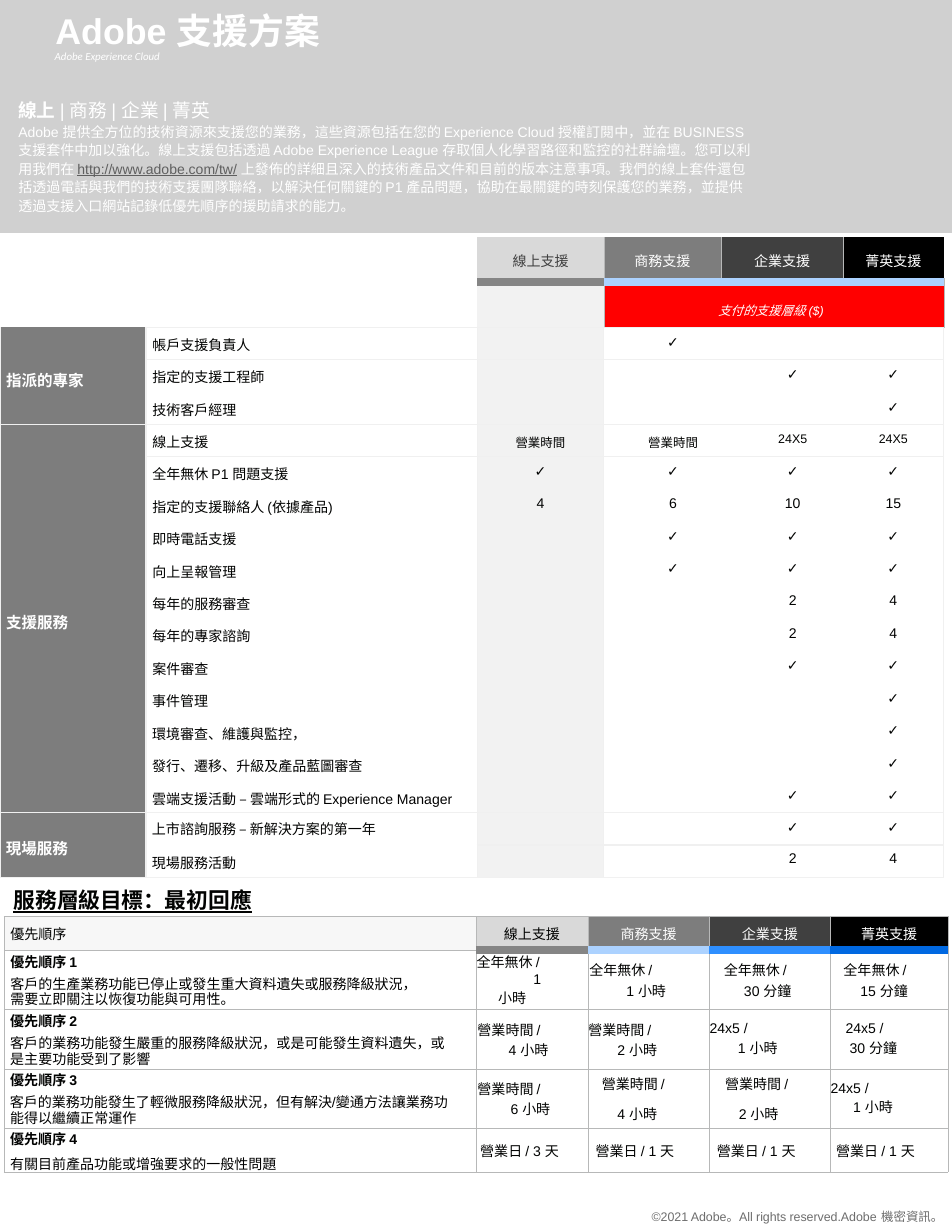
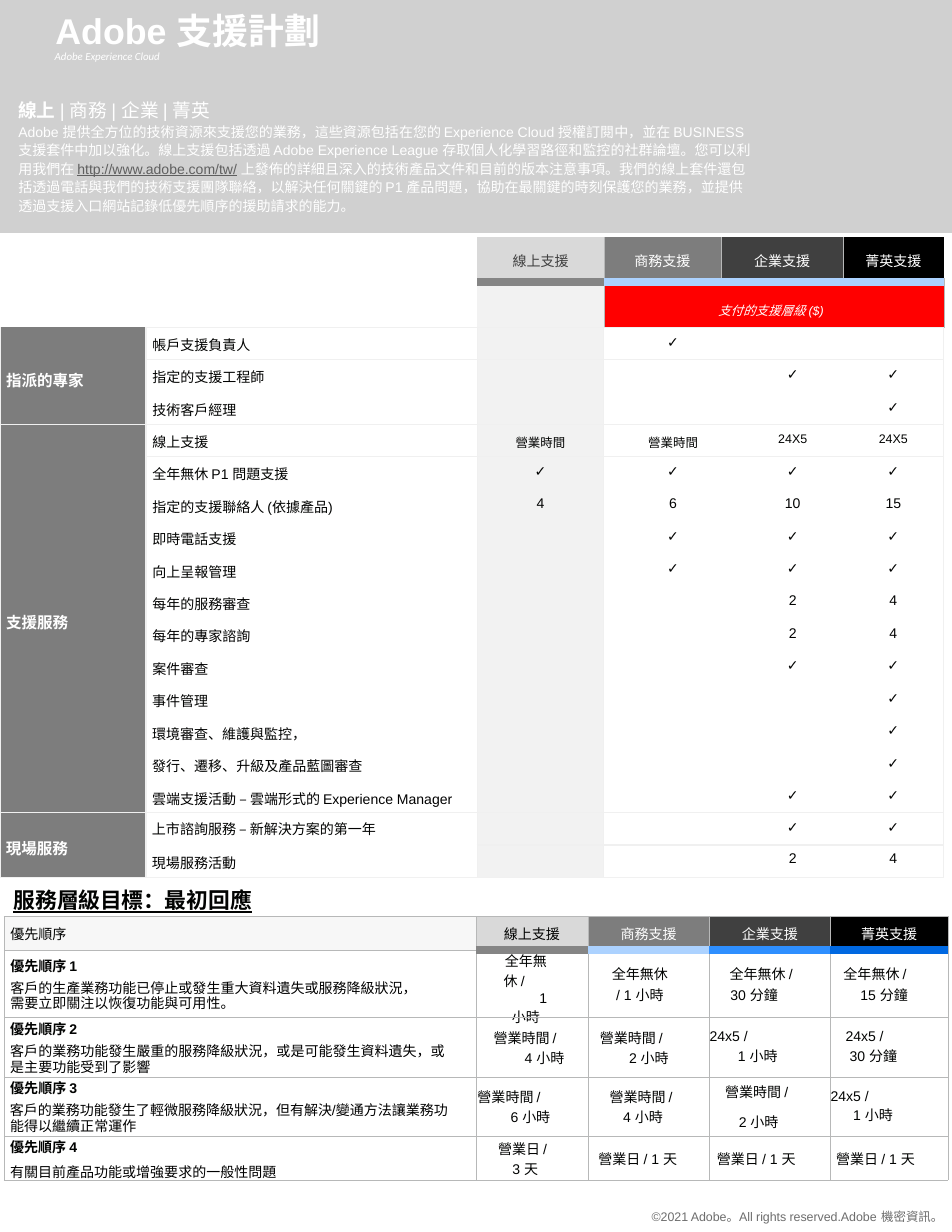
Before and after one commit to AdobeDocs/support-resources.zh-Hant, a slide deck: slide 1 of help/data-sheets/assets/OnlineSupportDatasheet.pptx. Drawn at 952x1232 pixels with LibreOffice and Linux fonts; fonts in the diff are those of the drawing; grey boxes stand for pictures; background and template pictures are left out. Boxes give left, top, right and bottom in pixels: in the first picture for what was removed or moved away, otherwise in the second. Text is boxed around its words. In the diff, an @@ line names an element or a change of style, - is before the commit and + after.

```diff
--- a/help/data-sheets/assets/OnlineSupportDatasheet.pptx
+++ b/help/data-sheets/assets/OnlineSupportDatasheet.pptx
@@ title at box(55, 14, 320, 47): text changed @@
-Adobe 支援方案
+Adobe 支援計劃
@@ table at box(4, 916, 948, 1185) @@
-row 4, column 3: 營業時間 / / 4 小時
+row 4, column 3: 營業時間 / 4 小時
@@ indent changed @@
```
Also in this commit, not shown: 2 other files.
